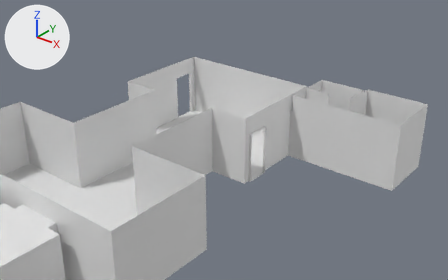
A saved change to the Blender file RealityDistortion/Assets/Models/Environment/Hallway/Hallway.blend.
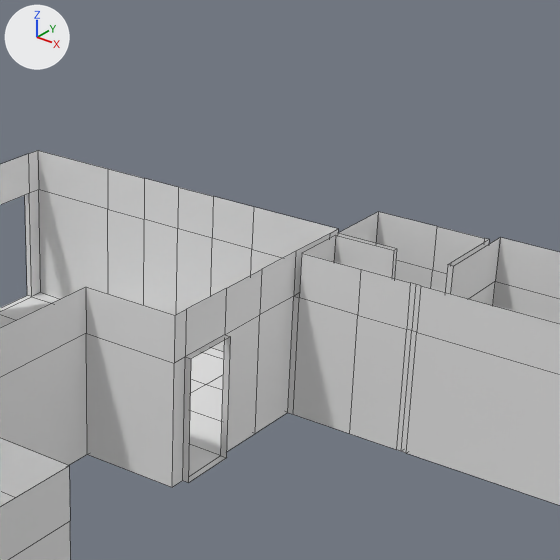
Old and new are each drawn whole from a camera (50 mm lens) standing at (44.61, -47.36, 34.37) and looking at (-0.12, 8.55, -0.29) and again close up on the part from 40% to 87% of the width and 0% to 75% of the height. Arrows for +X, +Y and +Z are at upper left; the lights stay in place. The close-ups show mesh edges as thin lines.

In view in the first close-up: 'Hallway', 'Lobby', 'Room'.
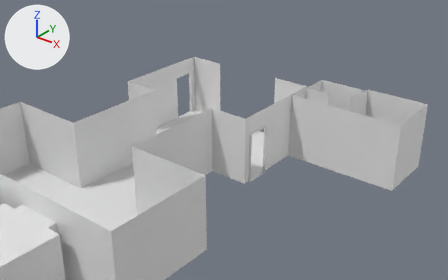
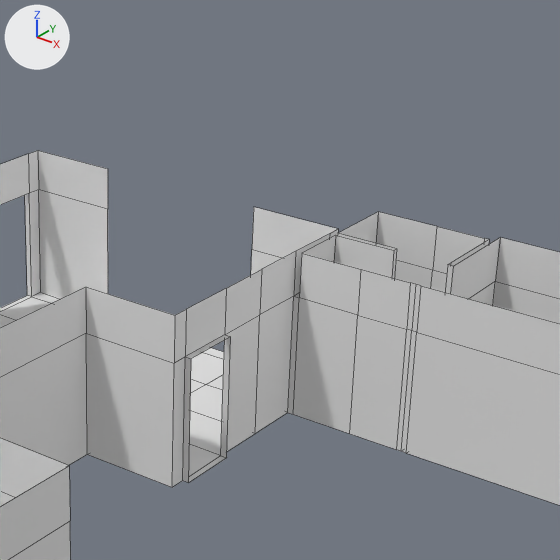
Commit message: update: Hallway model change

Location of each change, (x1, y1, x2, y2) in pixels of the close-ups (560 x 560 px):
part 1 of me_plane_027, deleted: before (108, 169, 254, 352)

The change in detail:
me_plane_027 has 116 vertices, 96 faces and spans x -9.2..9.2, y -16.2..8.0, z 0.0..7.9.
me_plane_027 is used by ob_hallway; location (0.0, 5.03, 0.0).
Verts and faces of me_plane_027; kept vertices keep their numbers, new ones are numbered from 116.
Before the commit, vertices of me_plane_027: 14 (0.0, 8.0, 0.0), 19 (4.4, 8.0, 0.0), 26 (2.1, 8.0, 0.0), 35 (0.0, 8.0, 7.9) at pixel (178, 187), 36 (4.4, 8.0, 7.9) at pixel (253, 206).
Before the commit, vertices of me_plane_027: 37 (2.1, 8.0, 7.9) at pixel (213, 196), 38 (4.4, 8.0, 5.7) at pixel (251, 249), 40 (2.1, 8.0, 5.7) at pixel (212, 238), 41 (0.0, 8.0, 5.7) at pixel (177, 228), 69 (-4.4, 8.0, 0.0).
Before the commit, vertices of me_plane_027: 76 (-2.1, 8.0, 0.0), 85 (-4.4, 8.0, 7.9) at pixel (107, 168), 86 (-2.1, 8.0, 7.9) at pixel (144, 178), 87 (-4.4, 8.0, 5.7) at pixel (107, 209), 89 (-2.1, 8.0, 5.7) at pixel (144, 219).
Part 1, on me_plane_027:
Vertices deleted: 35, 37, 40, 41, 86, 89 (with the faces that use them).
